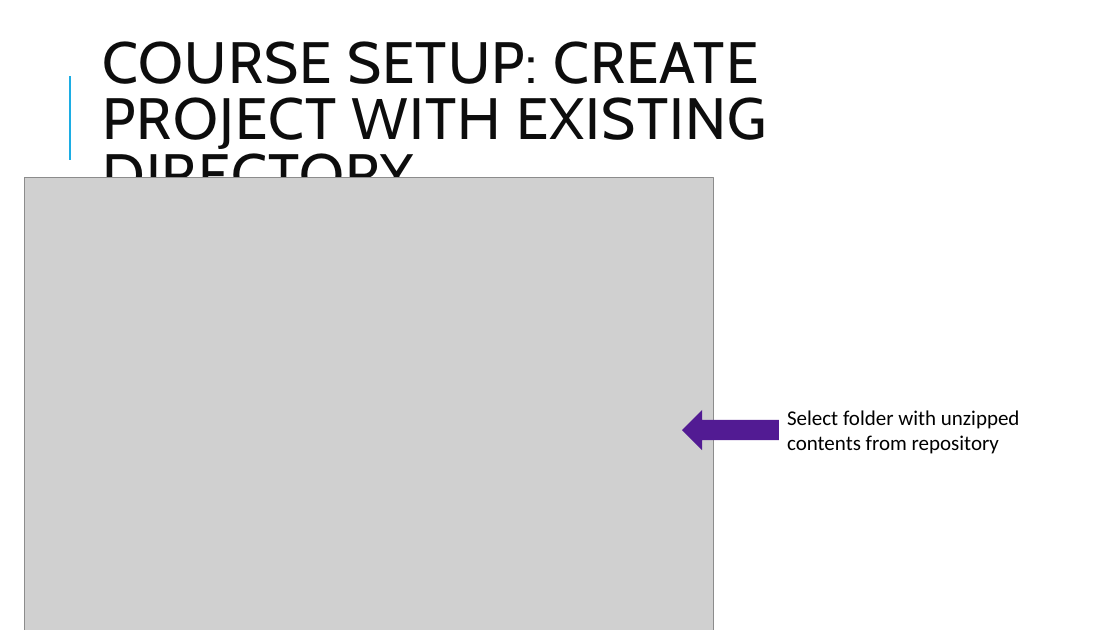
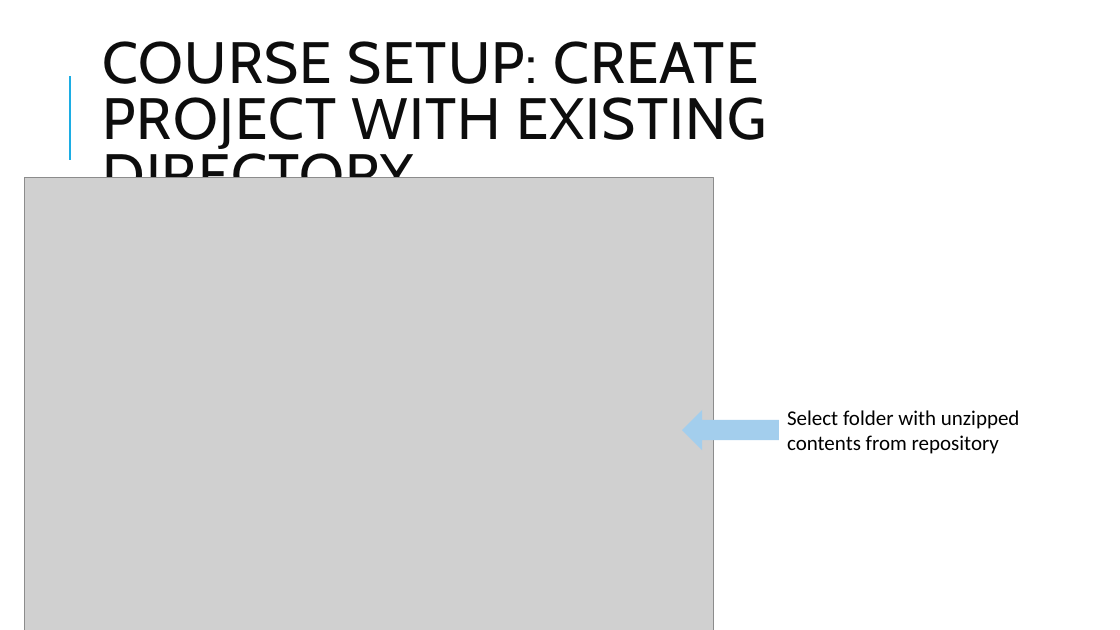
Before and after one commit to pcmathias/databases-dashboards-in-R, a slide deck: slide 6 of slides/00 - Intro.pptx. Drawn at 1120x630 pixels with LibreOffice and Linux fonts; fonts in the diff are those of the drawing; grey boxes stand for pictures. Boxes give left, top, right and bottom in pixels: in the first picture for what was removed or moved away, otherwise in the second. Text is boxed around its words. In the diff, an @@ line names an element or a change of style, - is before the commit and + after.

```diff
--- a/slides/00 - Intro.pptx
+++ b/slides/00 - Intro.pptx
@@ down arrow at <box>683,410,779,450</box>: fill #521B93 to #A3CEED @@
```
Also in this commit, not shown: 7 other slides changed.
